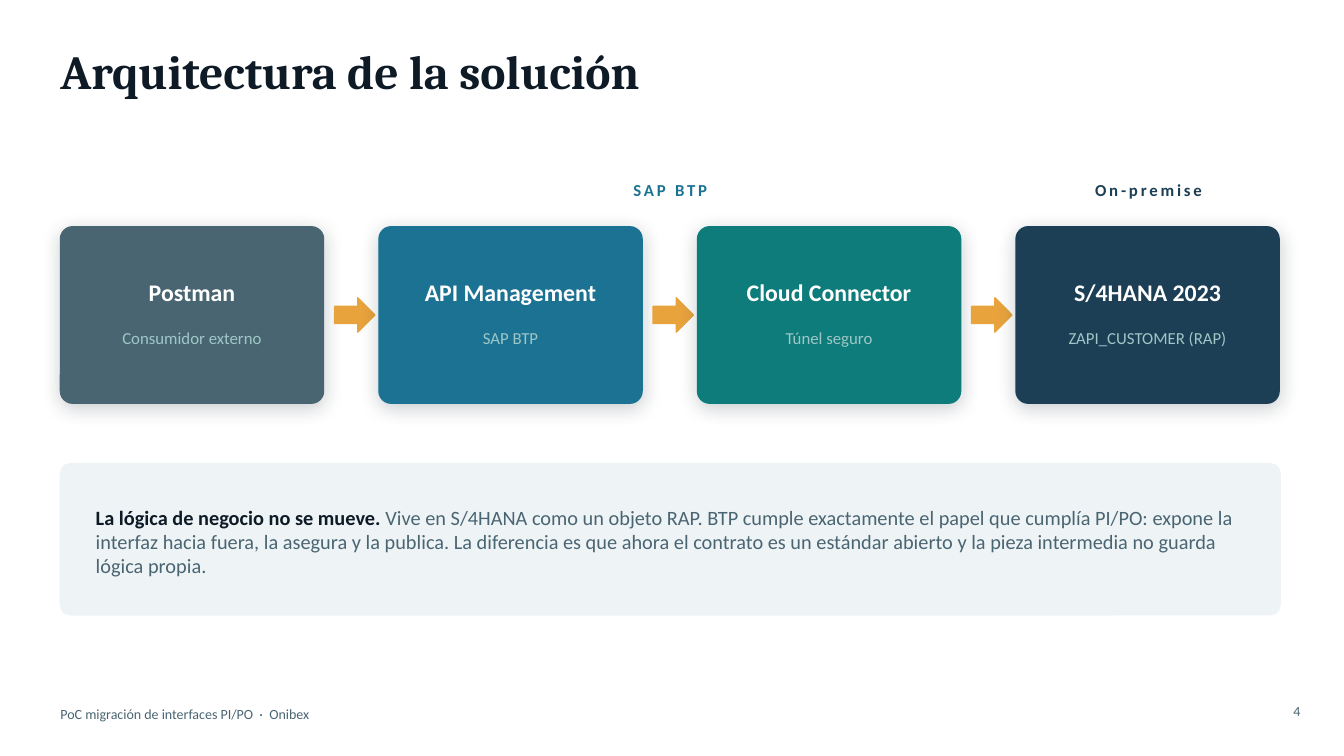
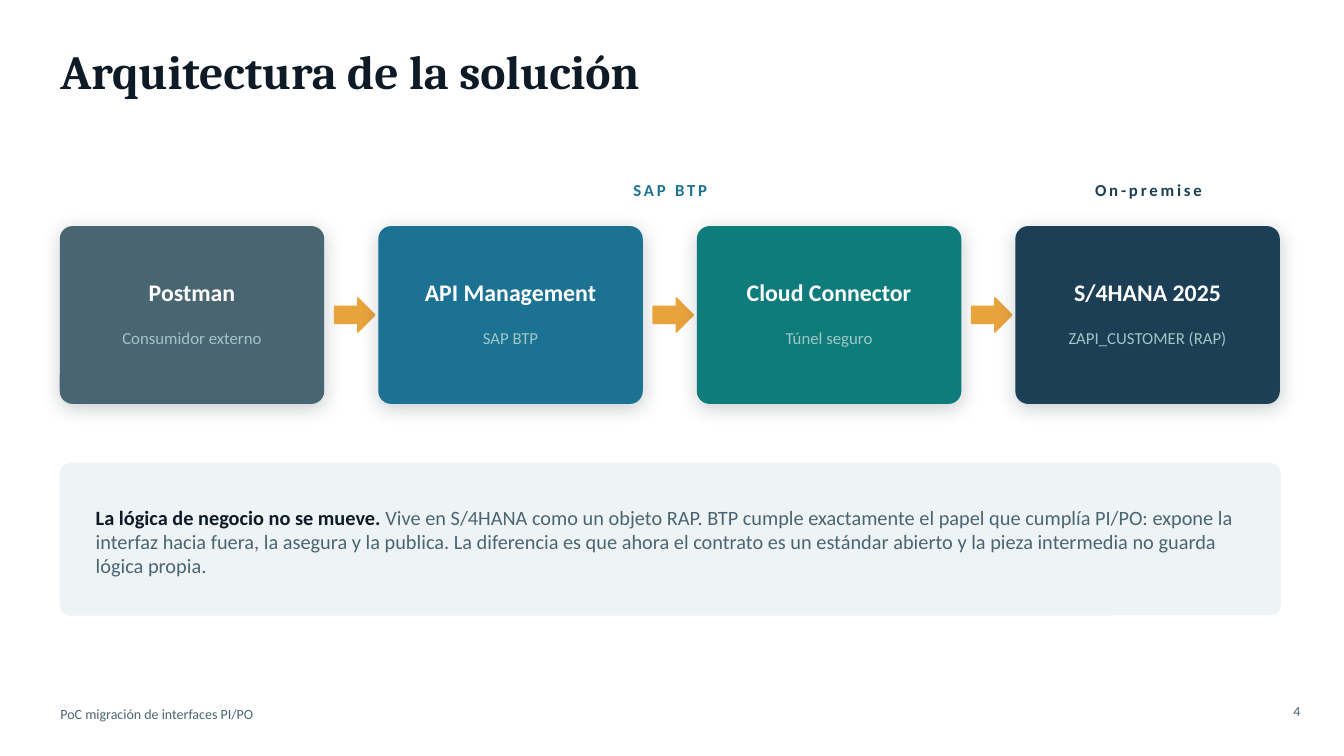
Before and after one commit to feliperdz70-hash/Oneconnect_ECC, a slide deck: slide 4 of docs/PoC-Migracion-Interfaces-PIPO.pptx. Drawn at 1344x756 pixels with LibreOffice and Linux fonts; fonts in the diff are those of the drawing. Boxes give left, top, right and bottom in pixels: in the first picture for what was removed or moved away, otherwise in the second. Text is boxed around its words. In the diff, an @@ line names an element or a change of style, - is before the commit and + after.

```diff
--- a/docs/PoC-Migracion-Interfaces-PIPO.pptx
+++ b/docs/PoC-Migracion-Interfaces-PIPO.pptx
@@ text at (x1=1074, y1=284, x2=1221, y2=302): text changed @@
-S/4HANA 2023
+S/4HANA 2025
@@ text at (x1=60, y1=709, x2=254, y2=722): text changed @@
-PoC migración de interfaces PI/PO · Onibex
+PoC migración de interfaces PI/PO
```
Also in this commit, not shown: 15 other slides changed, 1 other file.
